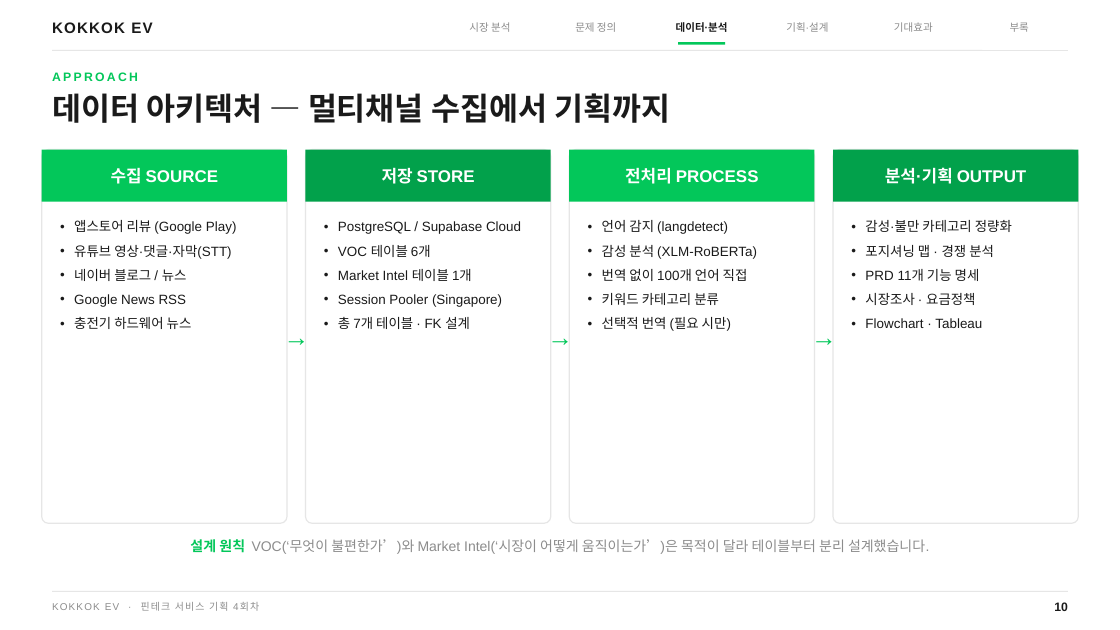
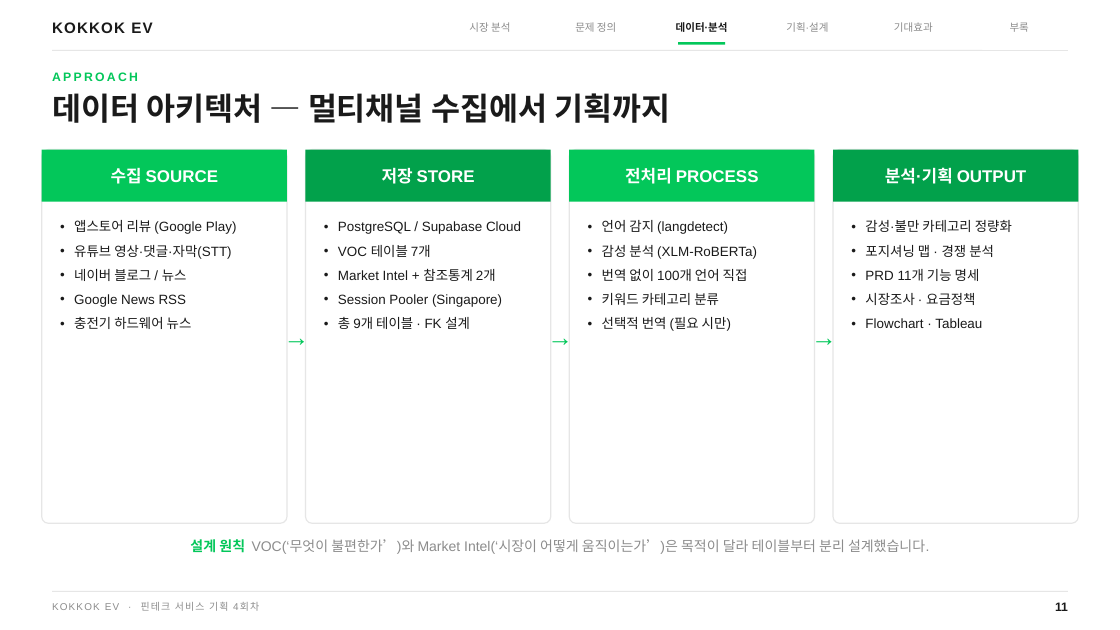
Before and after one commit to sooohaaan/data-analysis-portfolio, a slide deck: slide 16 of presentation/KOKKOK_EV_NAVER테마.pptx (slide 15 before the commit). Drawn at 1120x630 pixels with LibreOffice and Linux fonts; fonts in the diff are those of the drawing. Boxes give left, top, right and bottom in pixels: in the first picture for what was removed or moved away, otherwise in the second. Text is boxed around its words. In the diff, an @@ line names an element or a change of style, - is before the commit and + after.

```diff
--- a/presentation/KOKKOK_EV_NAVER테마.pptx
+++ b/presentation/KOKKOK_EV_NAVER테마.pptx
@@ text at (x1=338, y1=245, x2=496, y2=281): text changed @@
-• VOC 테이블 6개
-• Market Intel 테이블 1개
+• VOC 테이블 7개
+• Market Intel + 참조통계 2개
@@ text at (x1=338, y1=317, x2=470, y2=329): text changed @@
-• 총 7개 테이블 · FK 설계
+• 총 9개 테이블 · FK 설계
@@ text at (x1=1055, y1=602, x2=1068, y2=611): text changed @@
-10
+11
```
Also in this commit, not shown: 38 other slides changed, 1 slide added, 2 other files.
